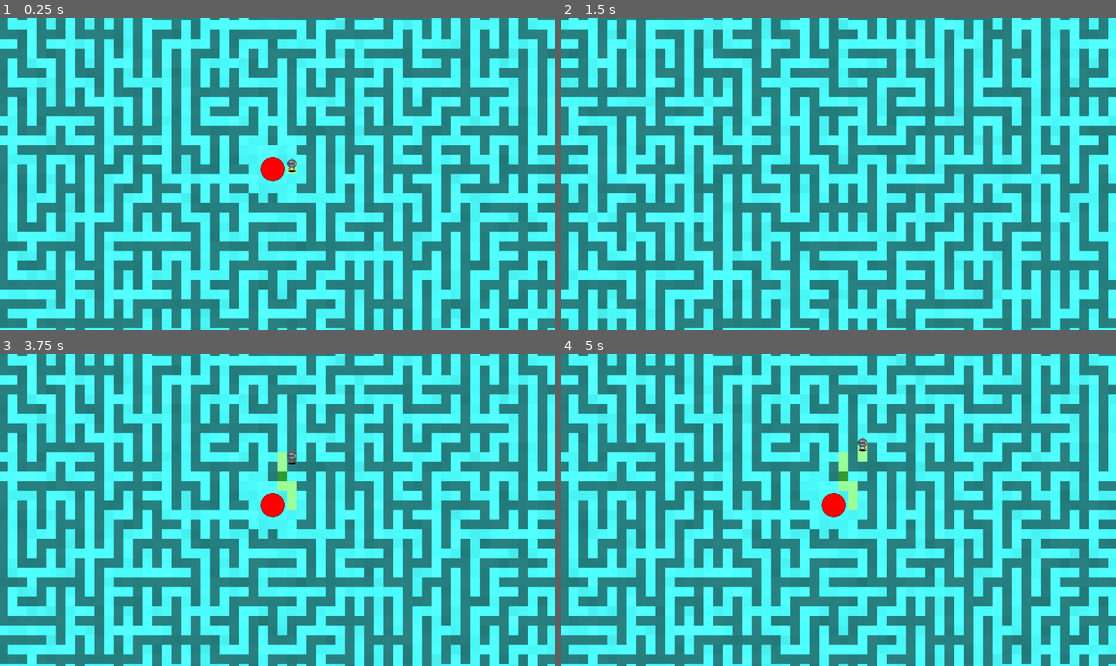
Above: before the commit, frames 1-4 (two rows, left to right).
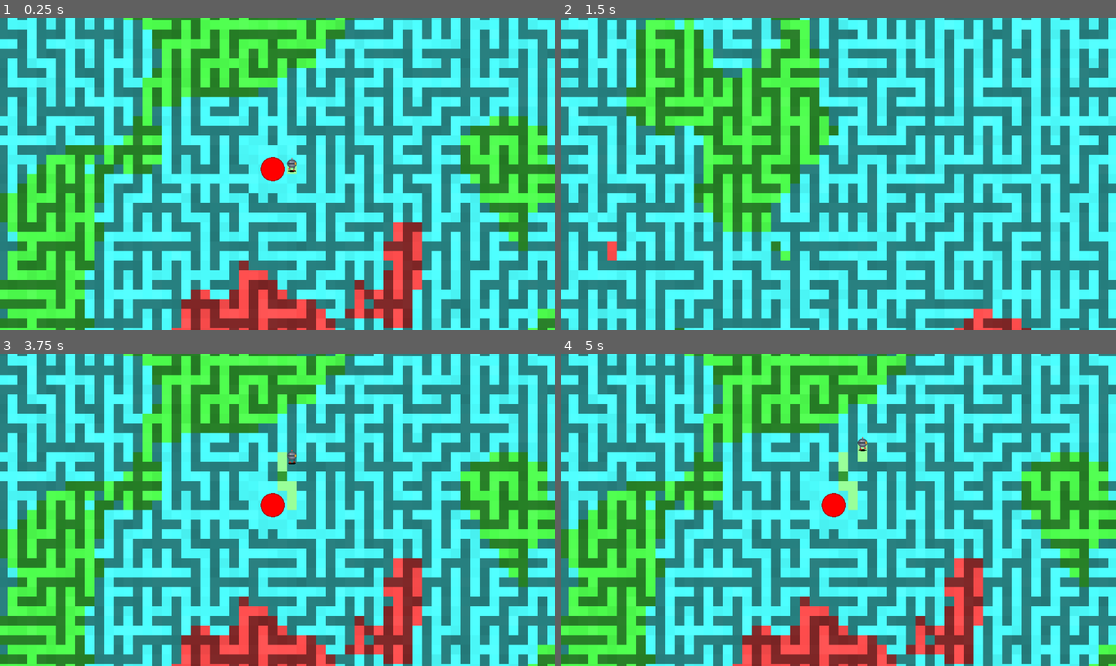
Above: after the commit, the same moments.

Repository: Onheiron/robottini-in-un-labirinto-pazzeschissimo
Game: Godot game, scene res://main.tscn
Same seed, same stepped clock (60 frames per second), same inputs: the game is played once before the commit and once after it.
Inputs (mouse positions are in pixels of both pictures, inside the frame that each line leads up to):
- Up to frame 1 (0.25 s): no input
- Up to frame 2 (1.5 s): move the mouse to (960, 158) at 0.52 s; hold Right (ui_right) 0.53-1.25 s; click (960, 158) at 0.67 s; tap Enter at 1.25 s; drag from (727, 189) to (810, 236) at 1.27 s
- Up to frame 3 (3.75 s): tap Space at 2, 3.5 s; move the mouse to (333, 441) at 2.02 s; hold Right (ui_right) 2.03-2.75 s; tap Enter at 2.75 s; drag from (249, 572) to (111, 463) at 2.77 s; move the mouse to (444, 556) at 3.52 s; hold Left (ui_left) from 3.53 s (still down)
- Up to frame 4 (5 s): release Left (ui_left) at 4.25 s; drag from (672, 463) to (755, 432) at 4.27 s

The runs differ from the first frame. In frame 1, 29% of the frame differs, in the area x 0-100%, y 0-100%; in frame 2, 16%; in frame 3, 29%; in frame 4, 29%.

Commit message:
biome ground

Diff:
--- a/scripts/biome_manager.gd
+++ b/scripts/biome_manager.gd
@@ -17,7 +17,7 @@
 	# Inizializza noise per confini biomi
 	noise = FastNoiseLite.new()
 	noise.seed = game_seed
-	noise.frequency = 0.05  # Variazioni smooth sui confini
+	noise.frequency = 0.15  # Aumentato per confini più frastagliati
 	noise.noise_type = FastNoiseLite.TYPE_PERLIN
 
 	# Inizializza noise per variazioni tile pavimento
@@ -84,8 +84,8 @@
 					var base_influence = 1.0 / (distance + 1.0)
 					# Apply noise to make boundaries less rigid
 					var noise_value = noise.get_noise_2d(x, y)
-					# Noise is -1 to 1, normalize to 0.5 to 1.5 multiplier
-					var noise_multiplier = 1.0 + noise_value * 0.5
+					# Noise is -1 to 1, usa un moltiplicatore più aggressivo per più scattering
+					var noise_multiplier = 1.0 + noise_value * 1.5
 					influences[biome.id] = base_influence * noise_multiplier
 
 			# Normalize influences to percentages
@@ -172,12 +172,12 @@
 		# Mix di biomi: usa noise solo se ci sono almeno 2 biomi significativi (>15%)
 		var significant_biomes = []
 		for biome_id in biomes.keys():
-			if biomes[biome_id] > 0.15:
+			if biomes[biome_id] > 0.05:  # Ridotta soglia da 0.15 a 0.05 per più mix
 				significant_biomes.append({"id": biome_id, "percentage": biomes[biome_id]})
 
 		if significant_biomes.size() > 1:
 			# Usa noise per transizioni organiche tra biomi significativi
-			var mix_noise = noise.get_noise_2d(global_tile_x * 0.05, global_tile_y * 0.05)
+			var mix_noise = noise.get_noise_2d(global_tile_x * 0.2, global_tile_y * 0.2)  # Aumentata frequenza da 0.05 a 0.2
 			# Normalizza noise a 0-1
 			var mix_value = (mix_noise + 1.0) / 2.0
 
